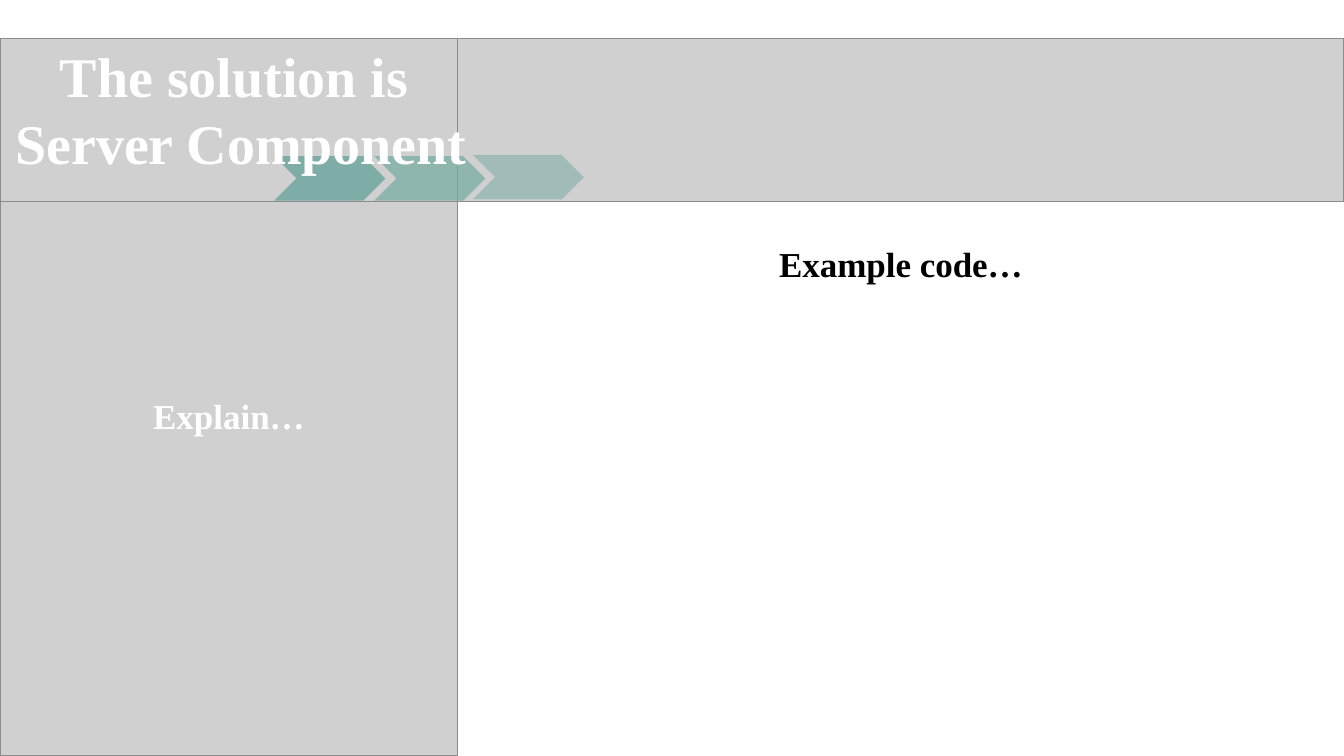
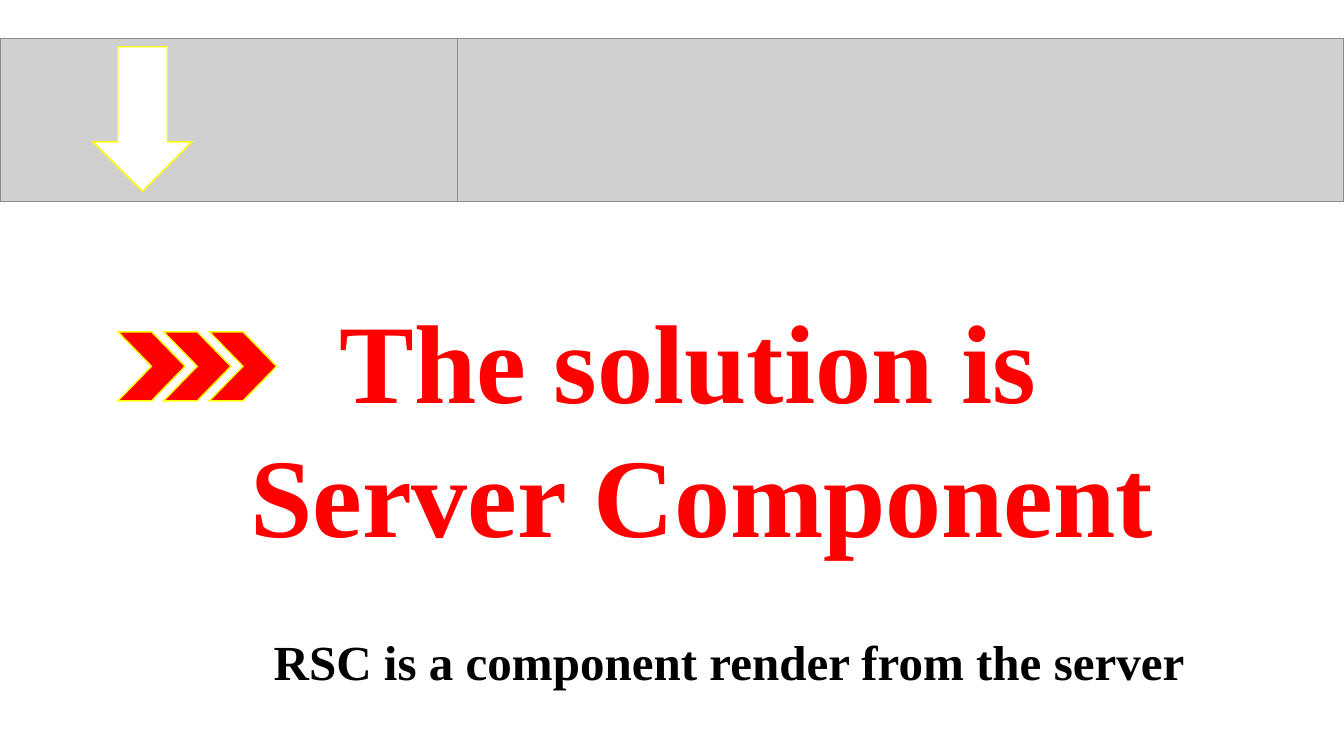
Before and after one commit to PinkPigPinkPig/seminar-rsc, a slide deck: slide 10 of RSC final.pptx (slide 12 before the commit). Drawn at 1344x756 pixels with LibreOffice and Linux fonts; fonts in the diff are those of the drawing; grey boxes stand for pictures. Boxes give left, top, right and bottom in pixels: in the first picture for what was removed or moved away, otherwise in the second. Text is boxed around its words. In the diff, an @@ line names an element or a change of style, - is before the commit and + after.

```diff
--- a/RSC final.pptx
+++ b/RSC final.pptx
@@ down arrow added at [93, 46, 192, 191], fill #FFFFFF, outline #FFFF00 1 pt @@
@@ chevron removed at [274, 156, 385, 201] @@
@@ chevron removed at [374, 156, 485, 201] @@
@@ chevron removed at [473, 155, 584, 200] @@
@@ picture removed at [0, 202, 458, 756] @@
@@ text removed at [779, 252, 1023, 285] @@
-Example code…
@@ text "The solution is": place and size @@
-text "The solution is" at [15, 59, 467, 175]
+text "The solution is" at [250, 325, 1153, 558]
@@ text "The solution is" at [250, 325, 1153, 558]: size 40 to 80 pt, text colour #FFFFFF to #FF0000, letter outline none to #FFFF00 0.75 pt @@
@@ chevron added at [118, 332, 186, 400], fill #FF0000, outline #FFFF00 1 pt @@
@@ chevron added at [163, 332, 231, 400], fill #FF0000, outline #FFFF00 1 pt @@
@@ chevron added at [210, 332, 277, 400], fill #FF0000, outline #FFFF00 1 pt @@
@@ text added at [274, 645, 1185, 690], 35 pt, text #000000, bold @@
+RSC is a component render from the server
```
Also in this commit, not shown: 14 other slides changed, 7 slides added, 6 slides removed.
